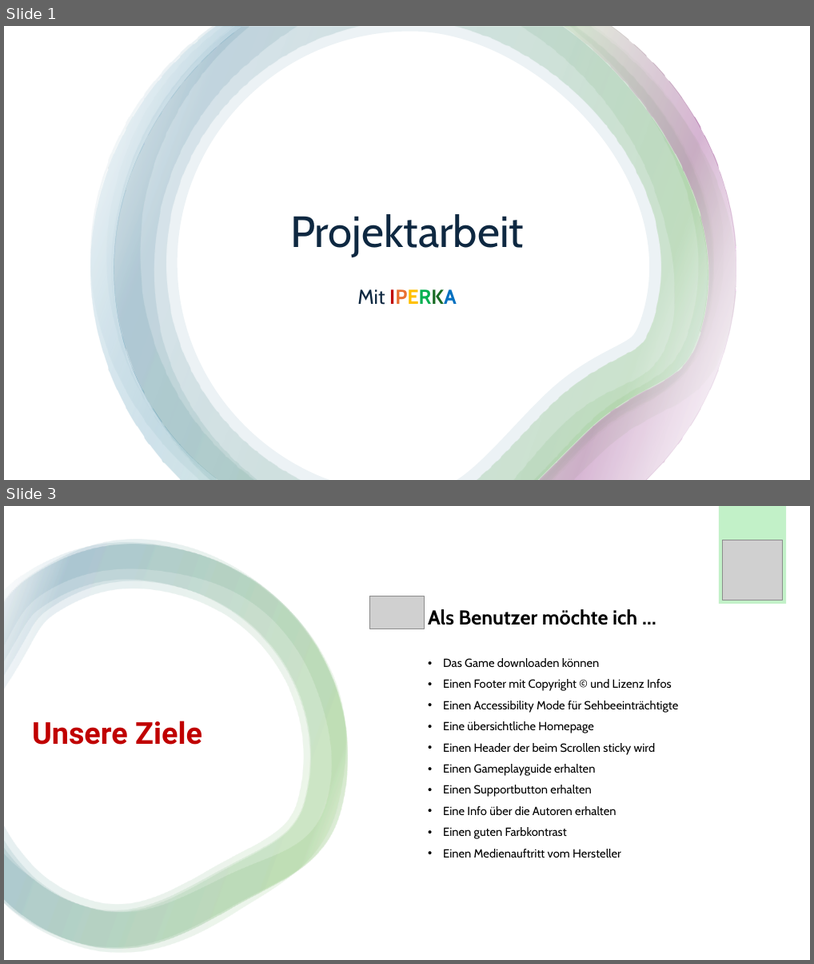
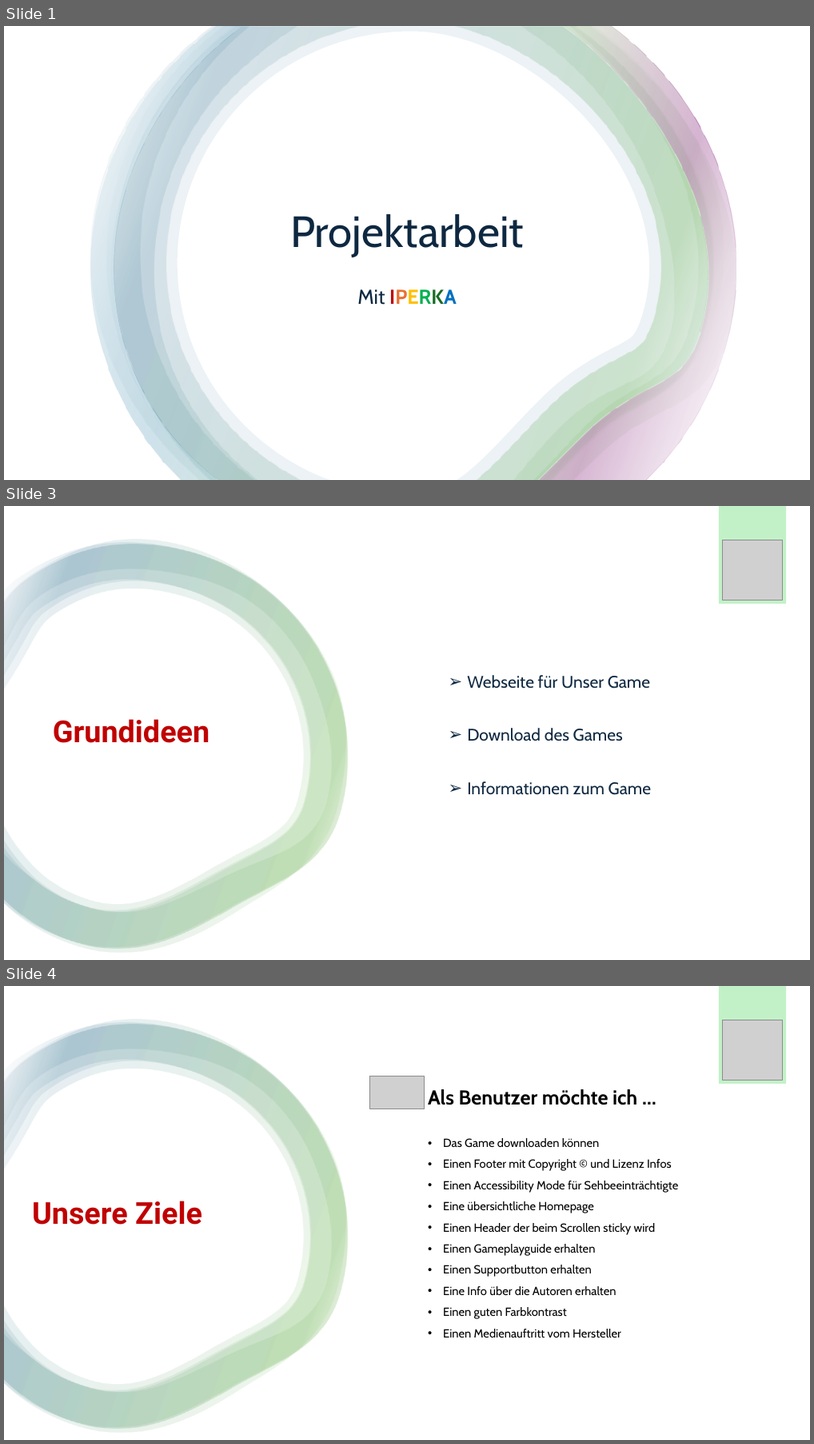
Before and after one commit to Emele-bzra/project-modul431, a slide deck: Material/präsentation_slarachare_games.pptx. Shown one above the other, each under a label of ours: slides 1 and 3 before the commit, slides 1, 3 and 4 after it; the slides between them are not shown. The pictures are 814x964 and 814x1444 pixels, drawn with LibreOffice and Linux fonts; fonts in the diff are those of the drawing; grey boxes stand for pictures. Boxes give left, top, right and bottom in pixels: in the first picture for what was removed or moved away, otherwise in the second. Text is boxed around its words. In the diff, an @@ line names an element or a change of style, - is before the commit and + after.

```diff
--- a/Material/präsentation_slarachare_games.pptx
+++ b/Material/präsentation_slarachare_games.pptx
@@ slide 3 added at box(4, 506, 810, 960), background #FFFFFF @@
@@ rectangle added at box(4, 506, 810, 960), fill #FFFFFF @@
@@ rectangle added at box(719, 506, 787, 604), fill #C2F1C8 @@
@@ group added at box(4, 540, 348, 952): 4 freeform shapes @@
@@ picture added at box(722, 540, 783, 600) @@
@@ text added at box(467, 675, 651, 795), 20 pt, text #0E2841 @@
+➢ Webseite für Unser Game
+➢ Download des Games
+➢ Informationen zum Game
@@ title added at box(53, 719, 210, 743), 36 pt, text #C00000, bold @@
+Grundideen
@@ what was slide 3 is now slide 4 @@
```
Also in this commit, not shown: 5 slides changed, 1 other slide added.
